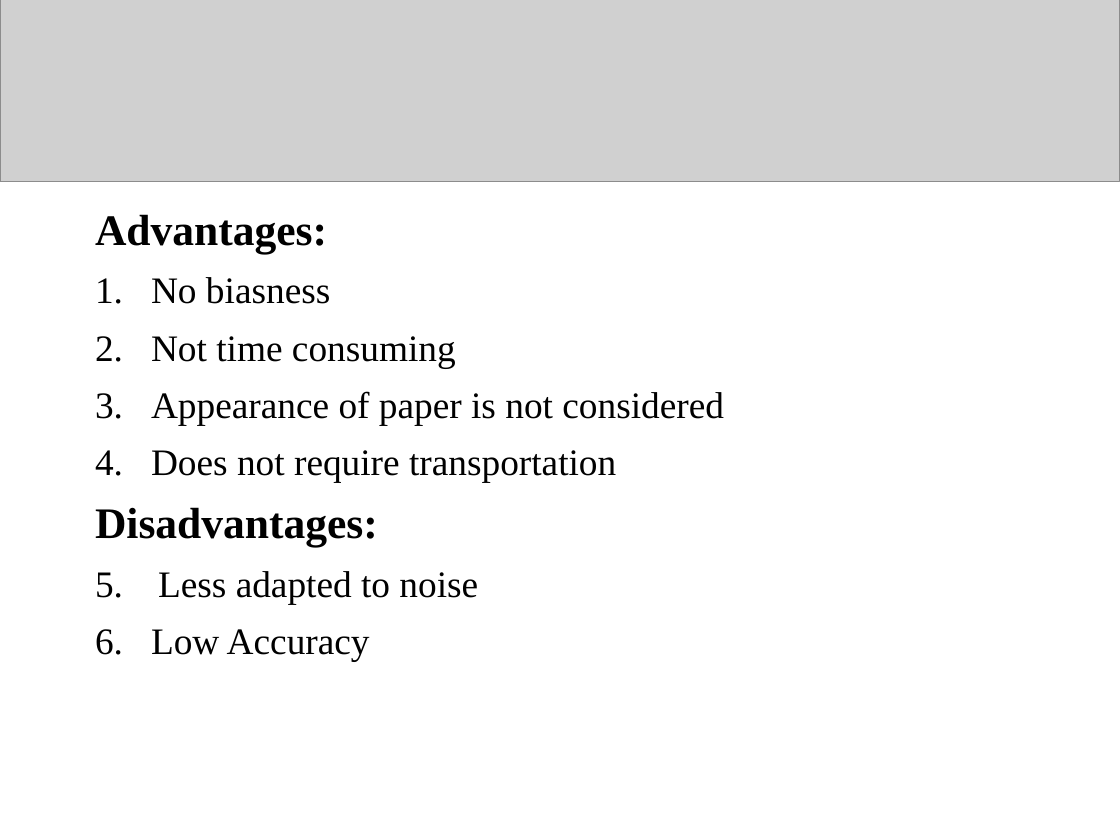
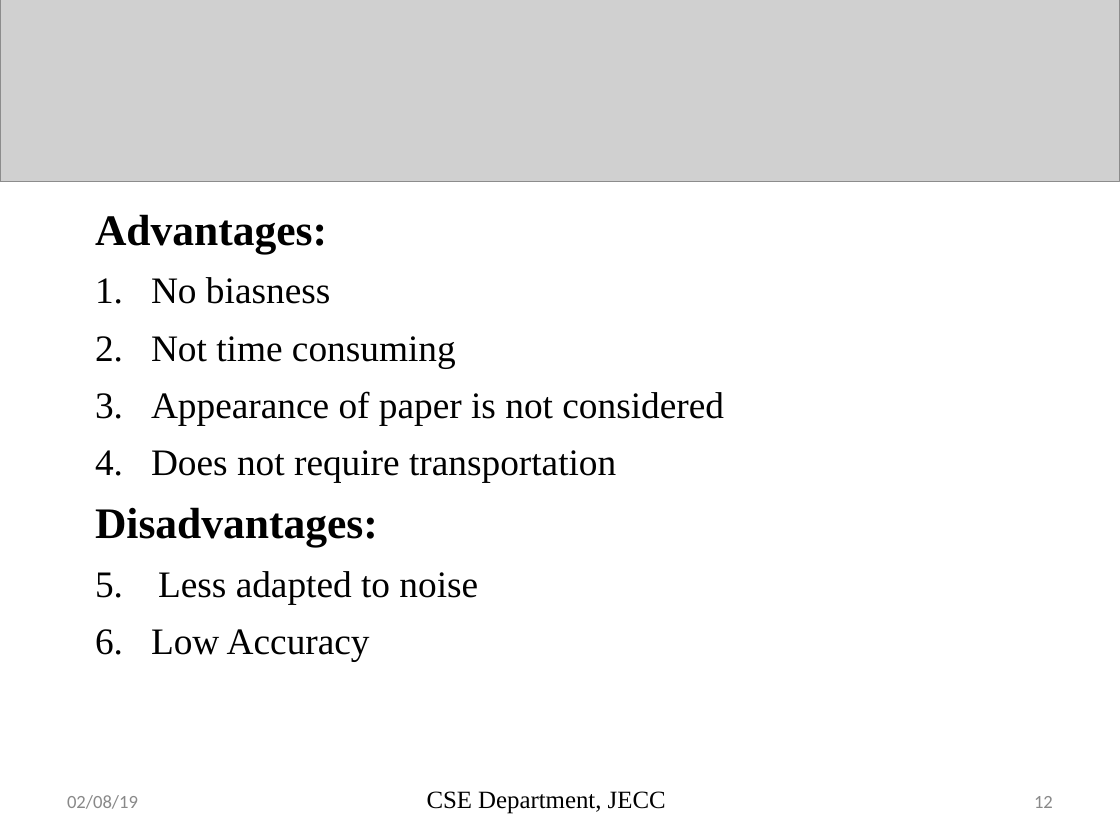
Before and after one commit to sreeragrnandan/Design-Project, a slide deck: slide 12 of DP G7 first review.pptx. Drawn at 1120x840 pixels with LibreOffice and Linux fonts; fonts in the diff are those of the drawing; grey boxes stand for pictures. Boxes give left, top, right and bottom in pixels: in the first picture for what was removed or moved away, otherwise in the second. Text is boxed around its words. In the diff, an @@ line names an element or a change of style, - is before the commit and + after.

```diff
--- a/DP G7 first review.pptx
+++ b/DP G7 first review.pptx
@@ text added at <box>67,795,138,809</box>, 12 pt, text #898989 @@
+02/08/19
@@ text added at <box>427,791,666,814</box>, 16 pt, text #000000 @@
+CSE Department, JECC
@@ page number added at <box>1034,796,1053,808</box>, 12 pt, text #898989 @@
+12
```
Also in this commit, not shown: 19 other slides changed, 2 slides added, 3 slides removed, 1 other file.
